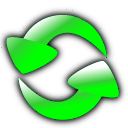
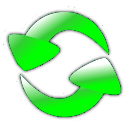
Layered file, before and after one edit (128 x 128). Changes by layer:
renamed "Background" to "Background copy#1", painted on it over [1, 6, 125, 124]
painted on "Background copy" over [0, 6, 127, 128]